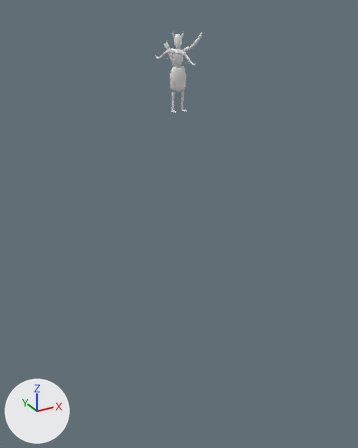
Before and after pictures for a commit that changed the glTF model arquero_esqueleto/arquero_esqueleto_animado.glb.
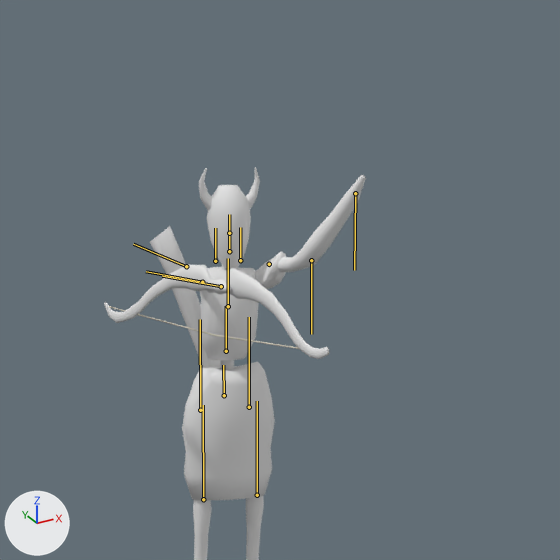
There are two pictures of each version: one whole from a 50 mm lens placed at (-5.72, -10.49, 2.3), pointed at (0.04, -0.02, -2.94), one close up on the part from 38% to 67% of the width and 0% to 23% of the height. Arrows for +X, +Y and +Z are at lower left; the lights stay in place. The last two pictures show the newer version. Both versions are drawn at frame 27 of the action 'Attack'; the numbers are the values there. The bones that change, and the others that lie on the model, are drawn over the model as lines in the close-ups.

Names of what the first close-up shows: 'AR_Arco', 'AR_Arco_Cuerda', 'AR_Cabeza'.
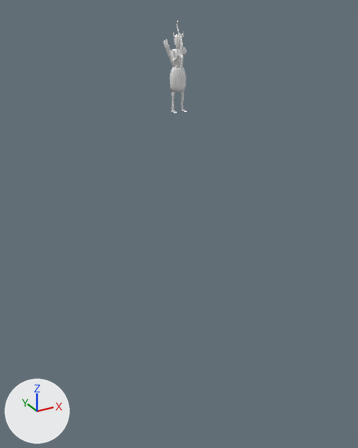
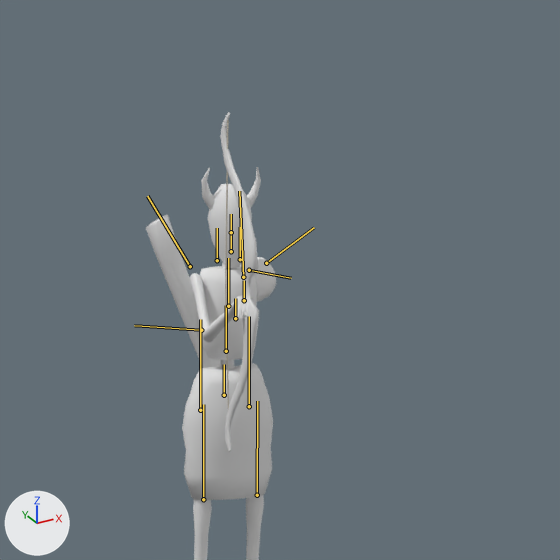
The change in detail:
Bone 'Spine' (bone_spine) turns from (0, -5, 0) to (0, 0, 0) degrees about its own x, y and z.
Bone 'Chest' (bone_chest) turns from (0, -6, 0) to (0, 0, 0) degrees about its own x, y and z.
Bone 'Head' (bone_head) turns from (0, 0, 0) to (3, -7, 0) degrees about its own x, y and z.
Bone 'RightArm' (bone_rightarm) turns from (-81, 26, -6) to (-38, 25, 2) degrees about its own x, y and z.
Bone 'RightForeArm' (bone_rightforearm) turns from (-9, 0, 0) to (-63, 28, -40) degrees about its own x, y and z.
Bone 'RightHand' (bone_righthand) turns from (0, 0, 0) to (115, -40, -36) degrees about its own x, y and z.
Bone 'LeftArm' (bone_leftarm) turns from (-96, -20, 1) to (72, 23, 32) degrees about its own x, y and z.
Bone 'LeftForeArm' (bone_leftforearm) turns from (-57, 0, 0) to (-47, -135, -75) degrees about its own x, y and z.
Bone 'LeftHand' (bone_lefthand) turns from (0, 0, 0) to (66, -9, 78) degrees about its own x, y and z.

Boxes (x1, y1, x2, y2) around the edits, measured in the close-ups (560 x 560 px):
'AR_Cabeza', posed: before (150, 167, 366, 560); after (146, 167, 276, 560)
'AR_Arco', posed (82% narrower, 255% taller): before (104, 264, 329, 359); after (220, 112, 259, 452)
'AR_Arco_Cuerda', posed: before (108, 306, 329, 353); after (225, 120, 229, 408)
bone 'Spine', root to tip: before (226, 351) to (226, 306); after (226, 351) to (226, 305)
bone 'Head', root to tip: before (229, 233) to (229, 214); after (231, 232) to (231, 214)
bone 'RightArm', root to tip: before (186, 266) to (133, 244); after (190, 266) to (147, 196)
bone 'RightForeArm', root to tip: before (202, 282) to (146, 271); after (201, 330) to (134, 325)
bone 'RightHand', root to tip: before (221, 286) to (162, 276); after (244, 300) to (244, 280)
bone 'LeftArm', root to tip: before (269, 264) to (270, 266); after (266, 263) to (314, 227)
bone 'LeftForeArm', root to tip: before (311, 260) to (311, 334); after (249, 270) to (291, 278)
bone 'LeftHand', root to tip: before (355, 193) to (354, 270); after (243, 277) to (239, 191)
